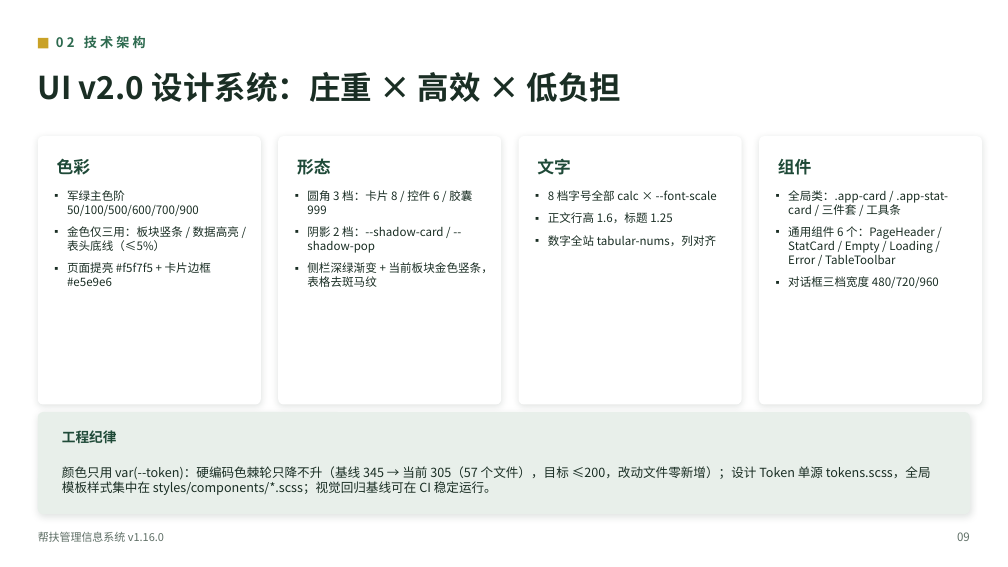
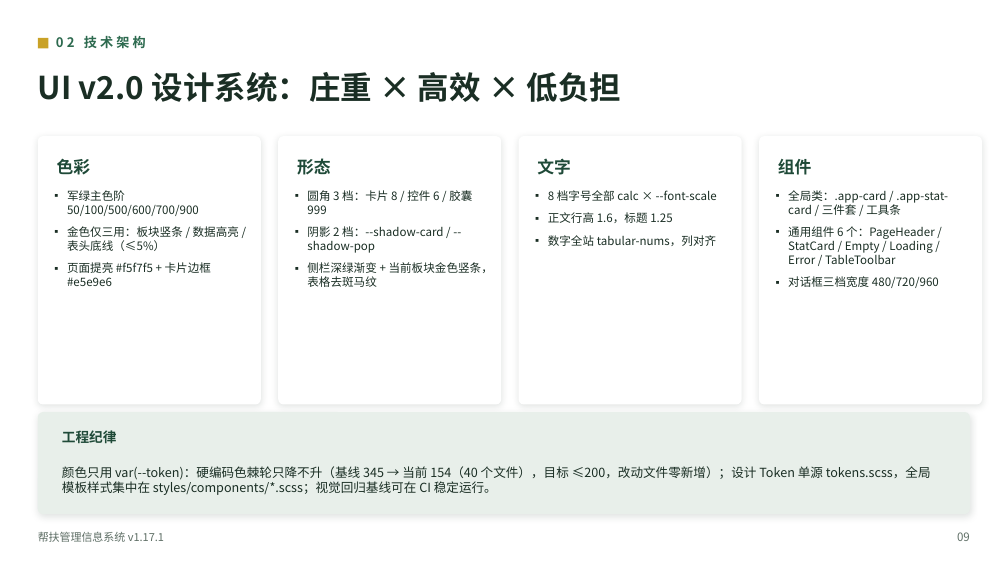
Before and after one commit to lzh745200/MRRS, a slide deck: slide 11 of docs/帮扶管理信息系统介绍.pptx. Drawn at 1008x567 pixels with LibreOffice and Linux fonts; fonts in the diff are those of the drawing. Boxes give left, top, right and bottom in pixels: in the first picture for what was removed or moved away, otherwise in the second. Text is boxed around its words. In the diff, an @@ line names an element or a change of style, - is before the commit and + after.

```diff
--- a/docs/帮扶管理信息系统介绍.pptx
+++ b/docs/帮扶管理信息系统介绍.pptx
@@ text at box(62, 466, 931, 495): text changed @@
-颜色只用 var(--token)：硬编码色棘轮只降不升（基线 345 → 当前 305（57 个文件），目标 ≤200，改动文件零新增）；设计 Token 单源 tokens.scss，全局模板样式集中在 styles/components/*.scss；视觉回归基线可在 CI 稳定运行。
+颜色只用 var(--token)：硬编码色棘轮只降不升（基线 345 → 当前 154（40 个文件），目标 ≤200，改动文件零新增）；设计 Token 单源 tokens.scss，全局模板样式集中在 styles/components/*.scss；视觉回归基线可在 CI 稳定运行。
@@ text at box(38, 532, 164, 542): text changed @@
-帮扶管理信息系统 v1.16.0
+帮扶管理信息系统 v1.17.1
```
Also in this commit, not shown: 45 other slides changed, 7 other files.
